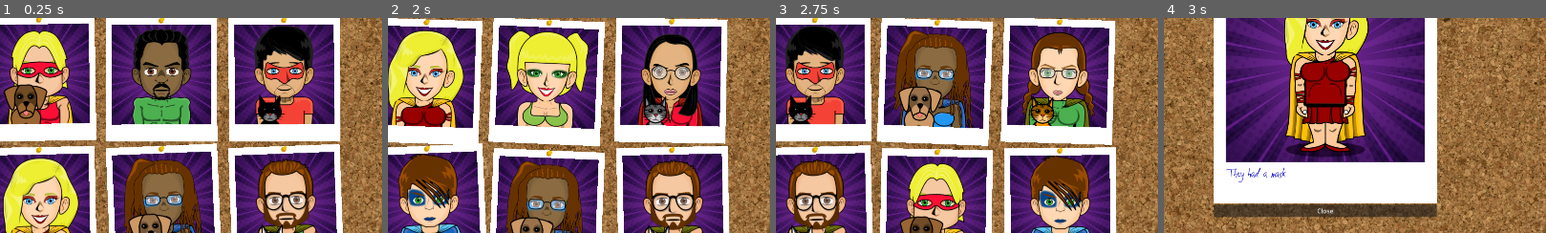
Above: before the commit, frames 1-4 (left to right).
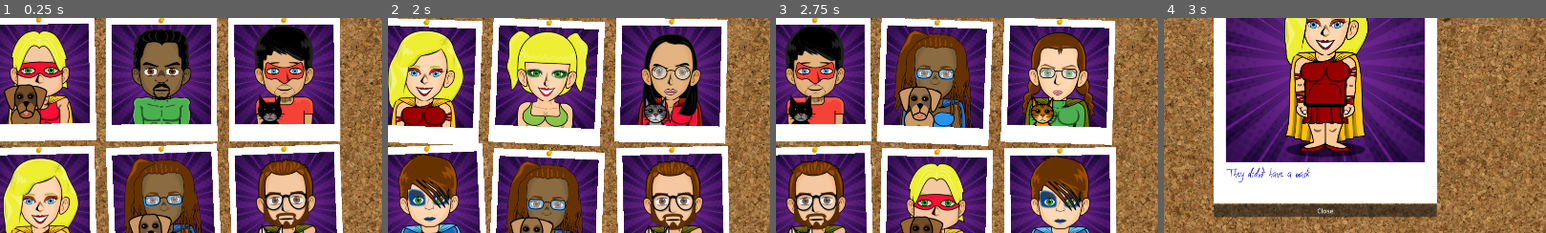
Above: after the commit, the same moments.

Repository: grapejamgames/a_hero_stole_my_wallet
Game: Godot game, scene res://main.tscn
Same seed, same stepped clock (60 frames per second), same inputs: the game is played once before the commit and once after it.
Inputs (mouse positions are % of the whole screen's width and height, from its top left):
- Up to frame 1 (0.25 s): no input
- Up to frame 2 (2 s): click "Restart" at 0.5 s; click "Restart" at 1.25 s
- Up to frame 3 (2.75 s): click "Restart" at 2 s
- Up to frame 4 (3 s): tap Enter at 2.75 s; move the mouse to (34, 20) at 2.77 s; click (34, 20) at 2.92 s
The pictures show only the part of the screen within x 29-79%, y 36-86%; the shares and areas given below are measured in that part.

Frames 1-3 are identical in both runs. In frame 4, 0.3% of the frame differs, in the area x 22-39%, y 69-75%.

Commit message:
actually fixed binary logic

Diff:
--- a/a_hero_stole_my_wallet/autoload_adlibs.gd
+++ b/a_hero_stole_my_wallet/autoload_adlibs.gd
@@ -16,11 +16,11 @@
 	"They had {noun}" # glasses
 ]
 
-static var adlibs_singular_false_binary : Array[String] = [
+static var adlibs_singular_negative_binary : Array[String] = [
 	"They didn't have a {noun}" # beard
 ]
 
-static var adlibs_plural_false_binary : Array[String] = [
+static var adlibs_plural_negative_binary : Array[String] = [
 	"They didn't have {noun}" # glasses
 ]
 
@@ -33,7 +33,7 @@
 	return determine_appropriate_list(adjective)
 
 func determine_appropriate_list(adjective) -> Array[String]:
-	if adjective == "true" or _binary:
+	if adjective == "true":
 		if _singular:
 			return adlibs_singular_binary
 		else:
@@ -41,9 +41,9 @@
 
 	if adjective == "false":
 		if _singular:
-			return adlibs_singular_false_binary
+			return adlibs_singular_negative_binary
 		else:
-			return adlibs_plural_false_binary
+			return adlibs_plural_negative_binary
 
 	if _singular:
 		return adlibs_singular
--- a/a_hero_stole_my_wallet/game_round/script_game_round.gd
+++ b/a_hero_stole_my_wallet/game_round/script_game_round.gd
@@ -36,7 +36,7 @@
 		# Todo check for dupes
 		hero.my_statement = guilty_hero.get_statement_about_me(true)
 
-	console_output()
+	#console_output()
 
 
 func choose_guilty_hero(heroes : Array[Node]) -> Node:
